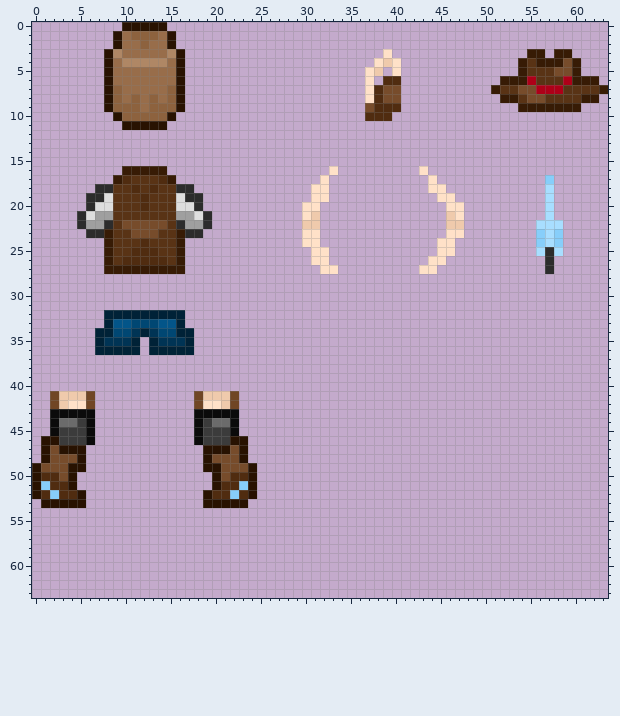
Two states of a pixel-art sprite, assets/mc_sprite.png. This is how it looked before the edit.
The file is 64x64 pixels. Colours within 5 levels of each other are drawn and written as one.
After:
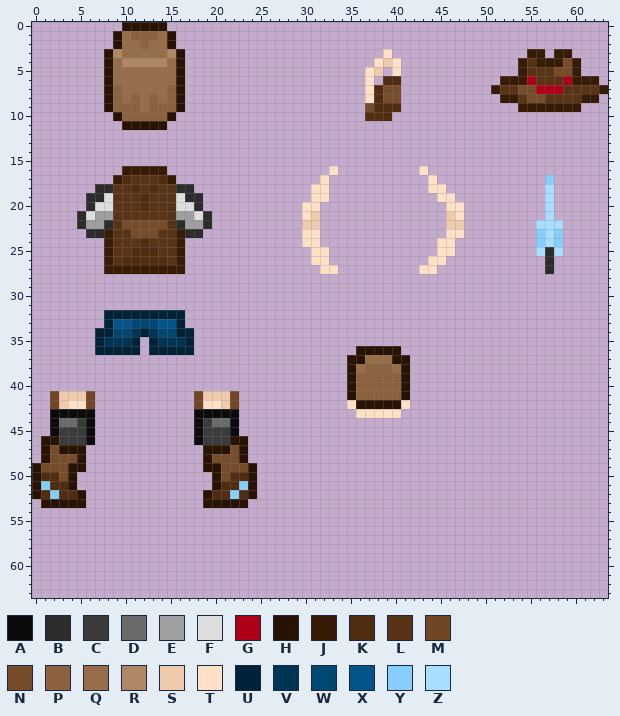
Palette (. is transparent): A #0b0b0b  B #2c2c2c  C #3b3b3b  D #6b6b6b  E #9f9f9f  F #dedede  G #ae0018  H #281201  J #371b05  K #502c10  L #593315  M #704625  N #774c2b  P #8d623e  Q #986d4a  R #af8765  S #efcaac  T #ffe1c8  U #002237  V #003455  W #004773  X #035589  Y #87cefa  Z #a8deff
The exact change:
y 36: x 36..40 ..... -> HHHHH
y 37: x 35..41 ....... -> HHQQQHH
y 38: x 35..41 ....... -> HQPPPQH
y 39..41: x 35..41 ....... -> HPPPPPH
y 42: x 35..41 ....... -> THHHHHT
y 43: x 36..40 ..... -> TTTTT
